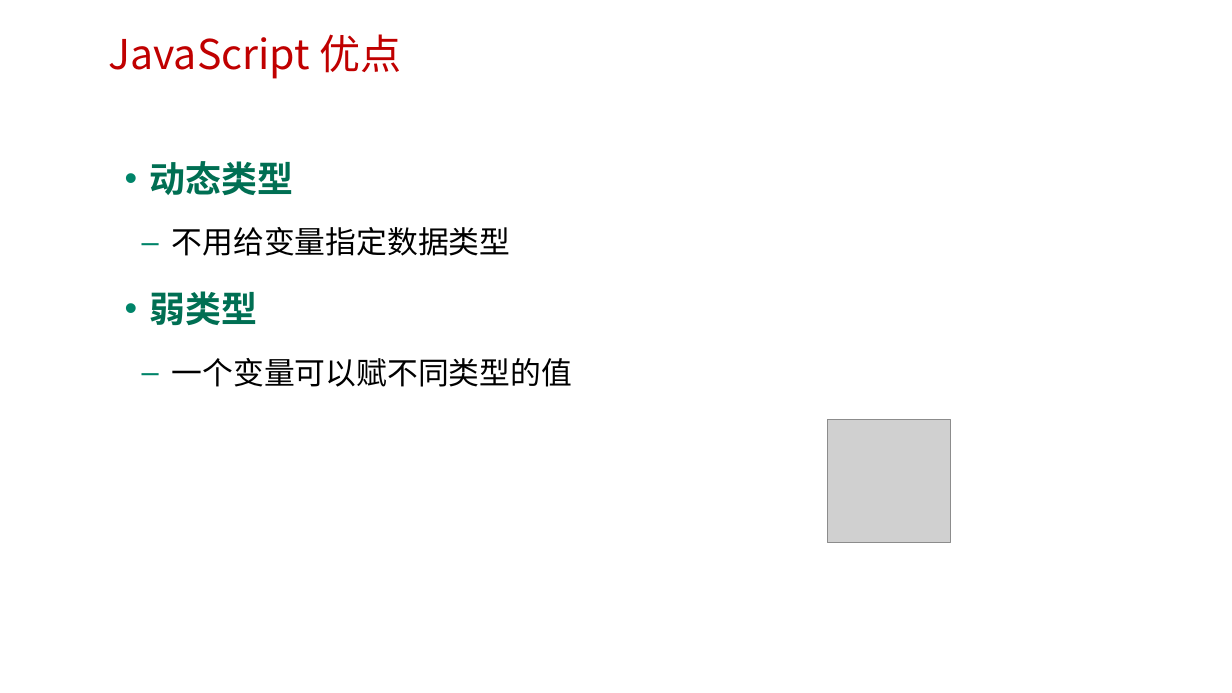
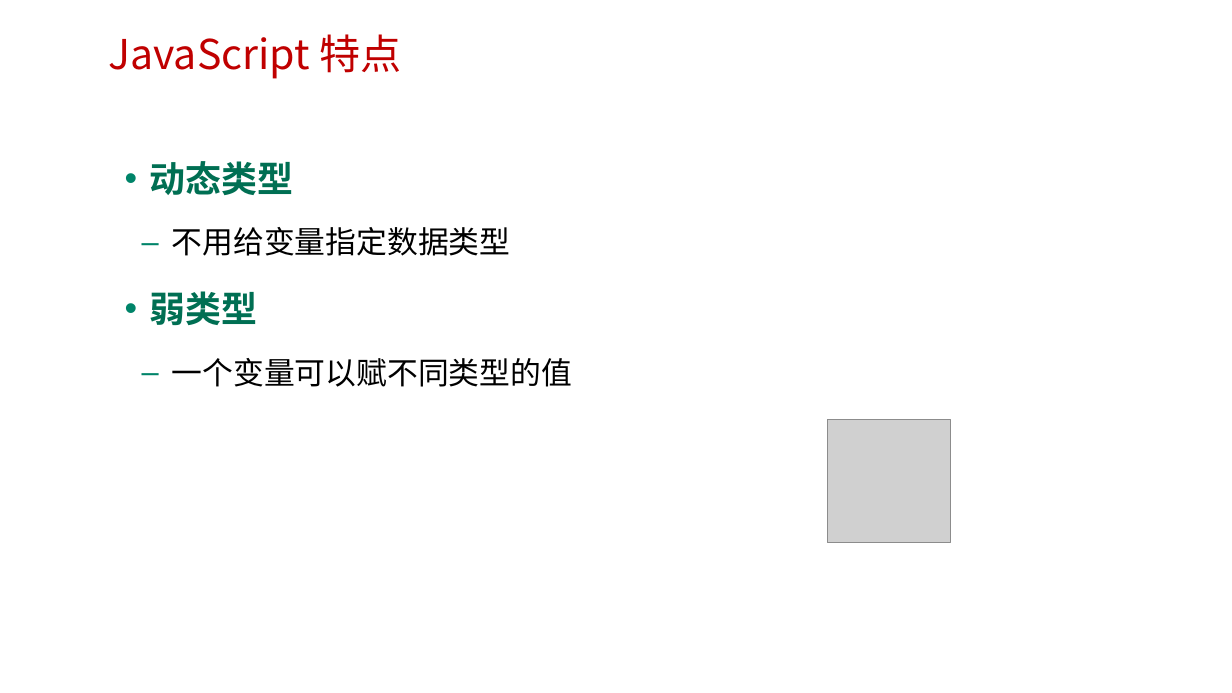
Before and after one commit to edu2act/course-web2, a slide deck: slide 15 of materials/slides/第一章 JavaScript概述.pptx. Drawn at 1232x693 pixels with LibreOffice and Linux fonts; fonts in the diff are those of the drawing; grey boxes stand for pictures; background and template pictures are left out. Boxes give left, top, right and bottom in pixels: in the first picture for what was removed or moved away, otherwise in the second. Text is boxed around its words. In the diff, an @@ line names an element or a change of style, - is before the commit and + after.

```diff
--- a/materials/slides/第一章 JavaScript概述.pptx
+++ b/materials/slides/第一章 JavaScript概述.pptx
@@ text at (x1=108, y1=34, x2=401, y2=79): text changed @@
-JavaScript 优点
+JavaScript 特点
```
Also in this commit, not shown: 10 other slides changed, 22 other files.
